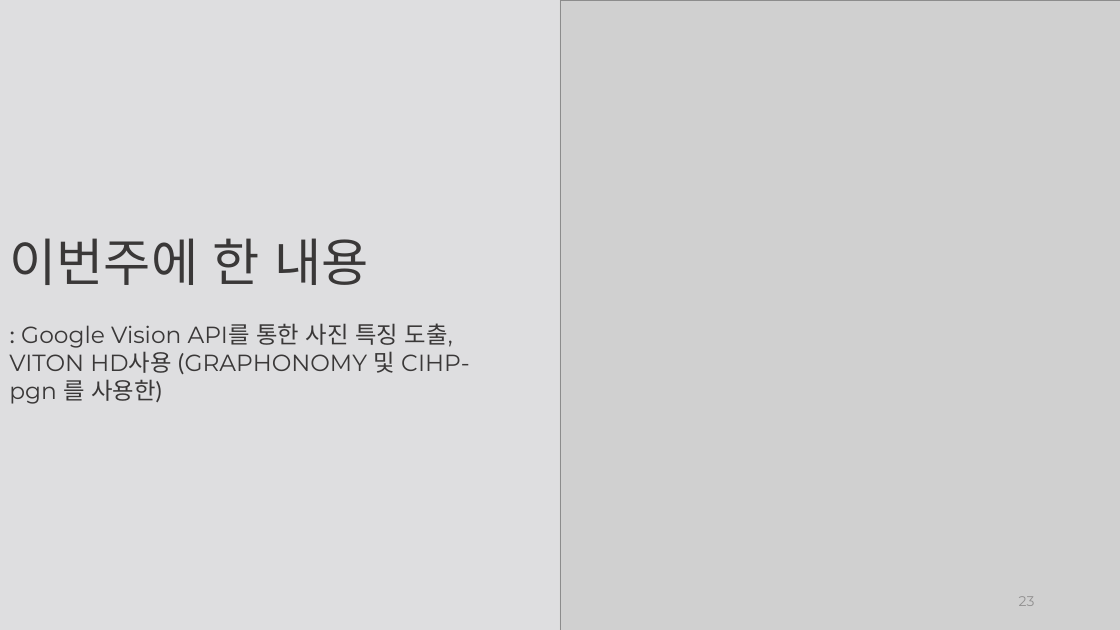
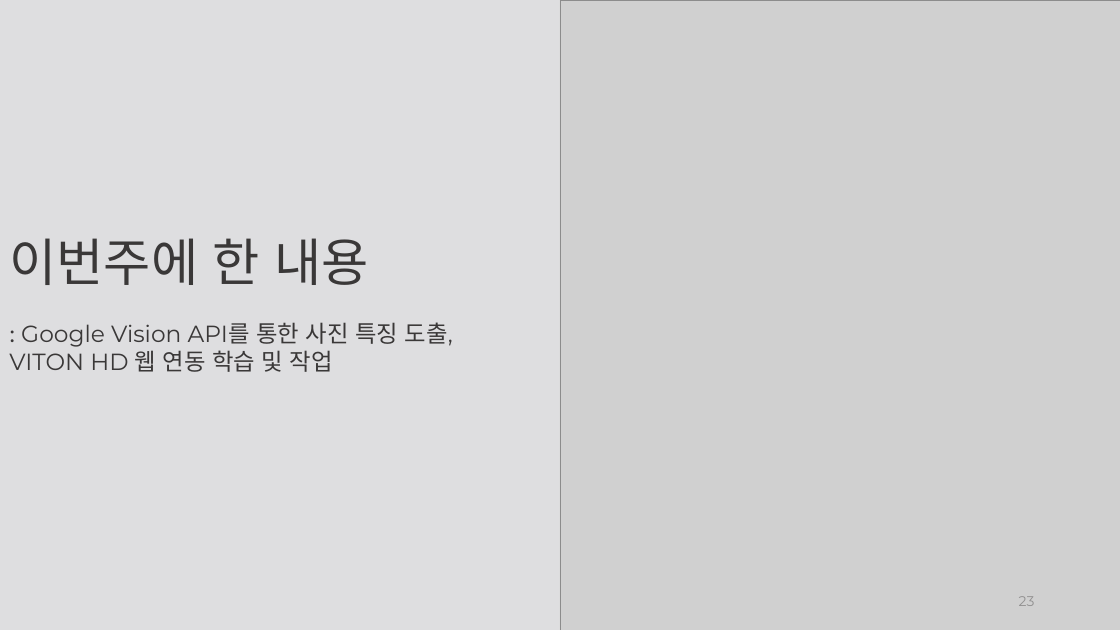
Before and after one commit to weaknessHero/Project_AvatarS, a slide deck: slide 23 of 발표자료/PPT_230727.pptx. Drawn at 1120x630 pixels with LibreOffice and Linux fonts; fonts in the diff are those of the drawing; grey boxes stand for pictures. Boxes give left, top, right and bottom in pixels: in the first picture for what was removed or moved away, otherwise in the second. Text is boxed around its words. In the diff, an @@ line names an element or a change of style, - is before the commit and + after.

```diff
--- a/발표자료/PPT_230727.pptx
+++ b/발표자료/PPT_230727.pptx
@@ text at (x1=9, y1=322, x2=453, y2=372): text changed @@
-: Google Vision API를 통한 사진 특징 도출, VITON HD사용 (GRAPHONOMY 및 CIHP-pgn 를 사용한)
+: Google Vision API를 통한 사진 특징 도출, VITON HD 웹 연동 학습 및 작업
```
Also in this commit, not shown: 1 slide added, 4 slides removed.
